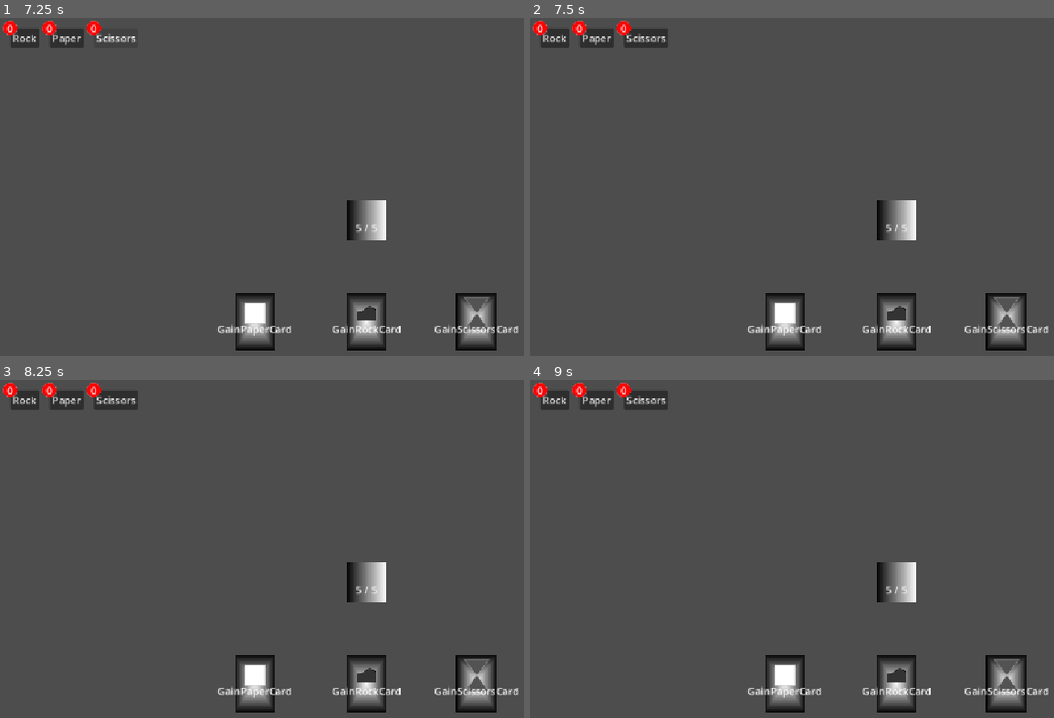
Above: before the commit, frames 1-4 (two rows, left to right).
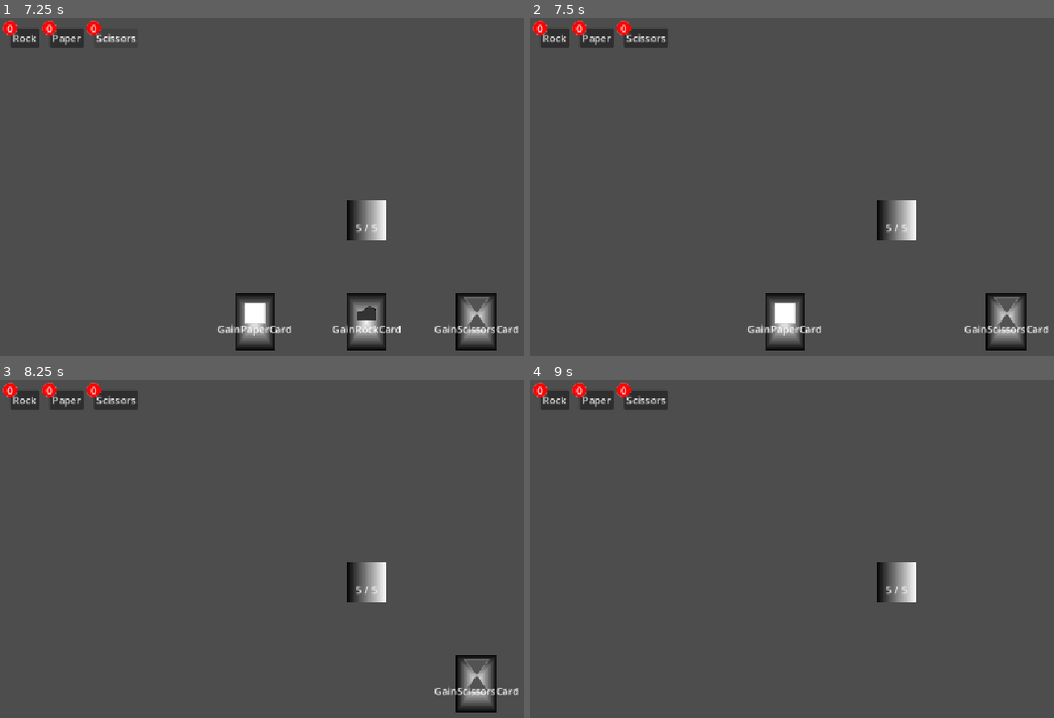
Above: after the commit, the same moments.

Repository: dfavelava/RockPaperScissors
Game: Godot game, scene res://scenes/rooms/CombatRoom.tscn
Two runs of this game, one before a commit and one after it. Both use one fixed random seed, a clock stepped at 60 frames per second and the inputs below. This scene is started directly instead of the project's main scene.
Inputs (mouse positions are in pixels of both pictures, inside the frame that each line leads up to):
- Up to frame 1 (7.25 s): click "Rock" at 0.5 s; click "Paper" at 1.25 s; click "Scissors" at 2 s; click "Rock" at 2.75 s; click "Paper" at 3.5 s; click "Scissors" at 4.25 s; click "Rock" at 5 s; click "Paper" at 5.75 s; click "Scissors" at 6.5 s
- Up to frame 2 (7.5 s): tap Enter at 7.25 s; move the mouse to (896, 322) at 7.27 s; click (896, 322) at 7.42 s
- Up to frame 3 (8.25 s): tap Space at 8 s; move the mouse to (256, 684) at 8.02 s; click (256, 684) at 8.17 s
- Up to frame 4 (9 s): tap Enter at 8.75 s; move the mouse to (1006, 684) at 8.77 s; click (1006, 684) at 8.92 s

Frame 1 is identical in both runs. In frame 2, 1.0% of the frame differs, in the area x 63-77%, y 81-99%; in frame 3, 2.1%; in frame 4, 3.0%, in the area x 41-99%, y 81-99%.

Commit message:
Move cards around different piles

Diff:
--- a/rock-paper-scissors/resources/constants.gd
+++ b/rock-paper-scissors/resources/constants.gd
@@ -22,3 +22,10 @@
 	GAIN_PAPER,
 	GAIN_SCISSORS
 }
+
+enum CardLocations {
+	DRAW_PILE,
+	HAND,
+	DISCARD_PILE,
+	EXILED
+}
--- a/rock-paper-scissors/resources/idManager.gd
+++ b/rock-paper-scissors/resources/idManager.gd
@@ -1,9 +1,19 @@
 class_name IdManager
 extends Resource
 
+var objects = {}
+
 var nextId := 0
 
-func getId() -> int:
+func getId(ref: Variant) -> int:
 	var returnedId = nextId
+	objects[returnedId] = ref
+
 	nextId += 1
 	return returnedId
+
+func getObjectById(id: int) -> Variant:
+	return objects[id]
+
+func removeObjectById(id: int) -> void:
+	objects.erase(id)
--- a/rock-paper-scissors/scenes/deck/cards/cardWrapper.gd
+++ b/rock-paper-scissors/scenes/deck/cards/cardWrapper.gd
@@ -10,6 +10,7 @@
 var cardId := -1
 
 signal played_card(cardId: int)
+signal card_moved(cardId: int, oldLoc: Constants.CardLocations, newLoc: Constants.CardLocations)
 
 @export var card: Card
 @export var backgroundTexture := defaultBackground
@@ -19,15 +20,18 @@
 @onready var artSprite = $Art
 @onready var label = $Label
 
+var location: Constants.CardLocations = Constants.CardLocations.DRAW_PILE
+
 func _ready() -> void:
 	backgroundSprite.texture = backgroundTexture
 	artSprite.texture = artTexture
 	label.text = get_name()
+	self.visible = false
 
 	mouse_entered.connect(onMouseEnter)
 	mouse_exited.connect(onMouseExit)
 
-	cardId = idManager.getId()
+	cardId = idManager.getId(self)
 
 func _input(event: InputEvent) -> void:
 	if hovered and event is InputEventMouseButton:
@@ -44,3 +48,8 @@
 
 func onMouseExit() -> void:
 	hovered = false
+
+func moveCard(newLoc: Constants.CardLocations) -> void:
+	card_moved.emit(cardId, location, newLoc)
+	location = newLoc
+	self.visible = newLoc == Constants.CardLocations.HAND
--- a/rock-paper-scissors/scenes/deck/deck.gd
+++ b/rock-paper-scissors/scenes/deck/deck.gd
@@ -1,22 +1,53 @@
 extends Node2D
 
+var handSize = 3
+
 var actionStack: ActionStack = preload("res://resources/ActionStack.tres")
+var idManager: IdManager = preload("res://resources/idManager.tres")
 
 var allCards: Array[CardWrapper] = []
-var drawPile: Array[CardWrapper] = []
-var discardPile: Array[CardWrapper] = []
-var exiledCards: Array[CardWrapper] = []
+var piles := {
+	Constants.CardLocations.DRAW_PILE: [],
+	Constants.CardLocations.HAND: [],
+	Constants.CardLocations.DISCARD_PILE: [],
+	Constants.CardLocations.EXILED: []
+}
 
-var hand: Array[CardWrapper] = []
+@onready var combatRoom: CombatRoom = get_parent()
 
 func _ready() -> void:
+	combatRoom.entering_turn_phase.connect(onEnterTurnPhase)
+
 	for child in get_children():
 		if child is CardWrapper:
 			allCards.push_back(child)
 			child.played_card.connect(onCardPlayed)
+			child.card_moved.connect(onCardMoved)
 
-	drawPile = allCards.duplicate(true)
-	drawPile.shuffle()
+	piles[Constants.CardLocations.DRAW_PILE] = allCards.duplicate(true)
+	piles[Constants.CardLocations.DRAW_PILE].shuffle()
+
+func onEnterTurnPhase(phase: CombatRoom.TurnPhase) -> void:
+	if phase == CombatRoom.TurnPhase.DRAW_PHASE:
+		for card in piles[Constants.CardLocations.HAND]:
+			card.moveCard(Constants.CardLocations.DISCARD_PILE)
+
+		for i in range(handSize):
+			var drawPile = piles[Constants.CardLocations.DRAW_PILE]
+			if drawPile.size() > 0:
+				drawPile[0].moveCard(Constants.CardLocations.HAND)
+		combatRoom.advancePhase()
 
 func onCardPlayed(cardId: int) -> void:
-	print(cardId)
+	var cardWrapper: CardWrapper = idManager.getObjectById(cardId)
+	cardWrapper.moveCard(Constants.CardLocations.DISCARD_PILE)
+
+func onCardMoved(cardId: int, oldLoc: Constants.CardLocations, newLoc: Constants.CardLocations) -> void:
+	var updatedPile: Array[CardWrapper] = []
+	for card: CardWrapper in piles[oldLoc]:
+		if card.cardId != cardId:
+			updatedPile.push_back(card)
+	piles[oldLoc] = updatedPile
+
+	var newPile = piles[newLoc] as Array[CardWrapper]
+	newPile.push_back(idManager.getObjectById(cardId))
--- a/rock-paper-scissors/scenes/rooms/combat_room.gd
+++ b/rock-paper-scissors/scenes/rooms/combat_room.gd
@@ -1,3 +1,4 @@
+class_name CombatRoom
 extends Node2D
 
 enum TurnPhase {
